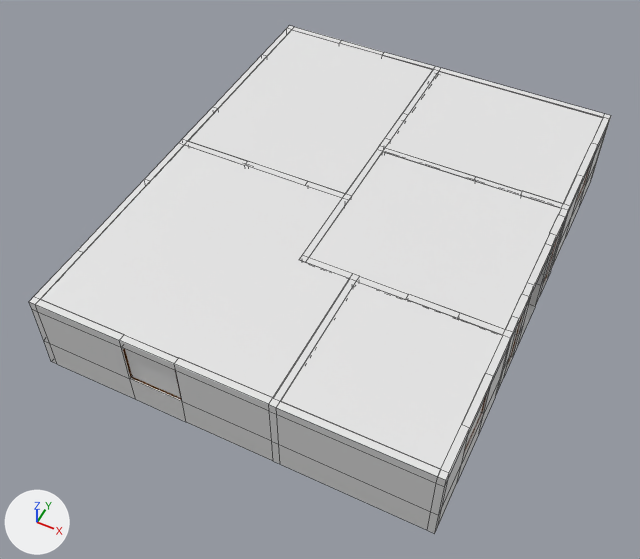
Two versions of the Blender file Unity Projekt/Assets/House/house_complete_8.blend, one commit apart.
Before and after are seen from a 50 mm lens placed at (3.16, -12.36, 19.23), pointed at (-5.09, 4.15, -1.41). Arrows for +X, +Y and +Z are at lower left; the lights stay in place. Mesh edges are drawn as thin lines on the coarser meshes.

Names of what the first picture shows: 'ceiling', 'livingroom_window2', 'outer_wall'.
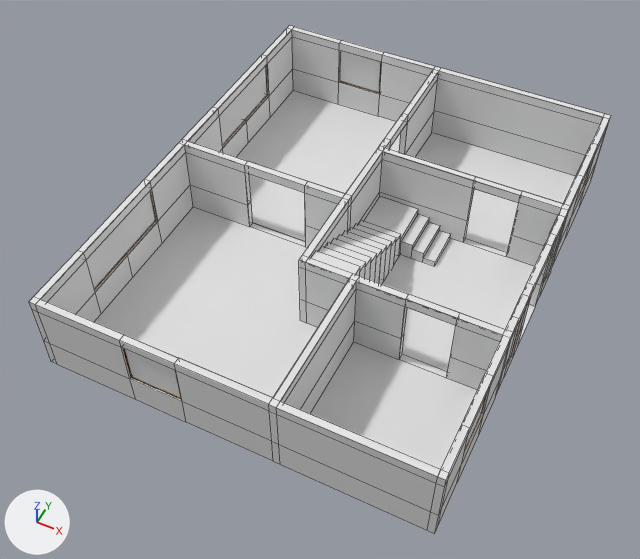
What differs and where, as boxes [x1, y1, x2, y2] in the pictures (640 x 559 px):
'ceiling', hidden
    before: [41, 30, 603, 469]
part 1 of me_plane_000, cut back
    before: [309, 152, 561, 329]
'livingroom_floor', unchanged, uncovered by the edit
    after: [95, 207, 317, 398]
'livingroom_wall', unchanged, uncovered by the edit
    before: [215, 155, 348, 397]
    after: [41, 145, 349, 397]
'diningroom_floor', unchanged, uncovered by the edit
    after: [237, 91, 401, 242]
'bath_floor', unchanged, uncovered by the edit
    after: [311, 342, 477, 469]

What changed in the scene script:
```text
Change me_plane_000:
    used by ob_ceiling; location = (1.1, -1.87, -0.52); scale = (0.105, 0.105, 0.0263)
    remove me_plane_000.from_pydata(...)  # 128 vertices, 74 faces; spans x -111.0..-1.0, y 1.0..140.0, z 51.1..56.1
    add me_plane_000.from_pydata(...)  # 141 vertices, 62 faces; spans x -111.0..-1.0, y 1.0..140.0, z 51.1..56.1
    me_plane_000 part 1
    19 faces are deleted
    8 vertices move from x -56.0, y 45.0..94.0, z 51.1..56.1 to x -43.4..-32.0, y 45.0..94.0, z 51.1..56.1
    13 vertices are added at x -42.0..-1.0, y 45.0..94.0, z 56.1
    7 new faces join them
Change ob_ceiling:
    add ob_ceiling.hide_viewport = True
```
